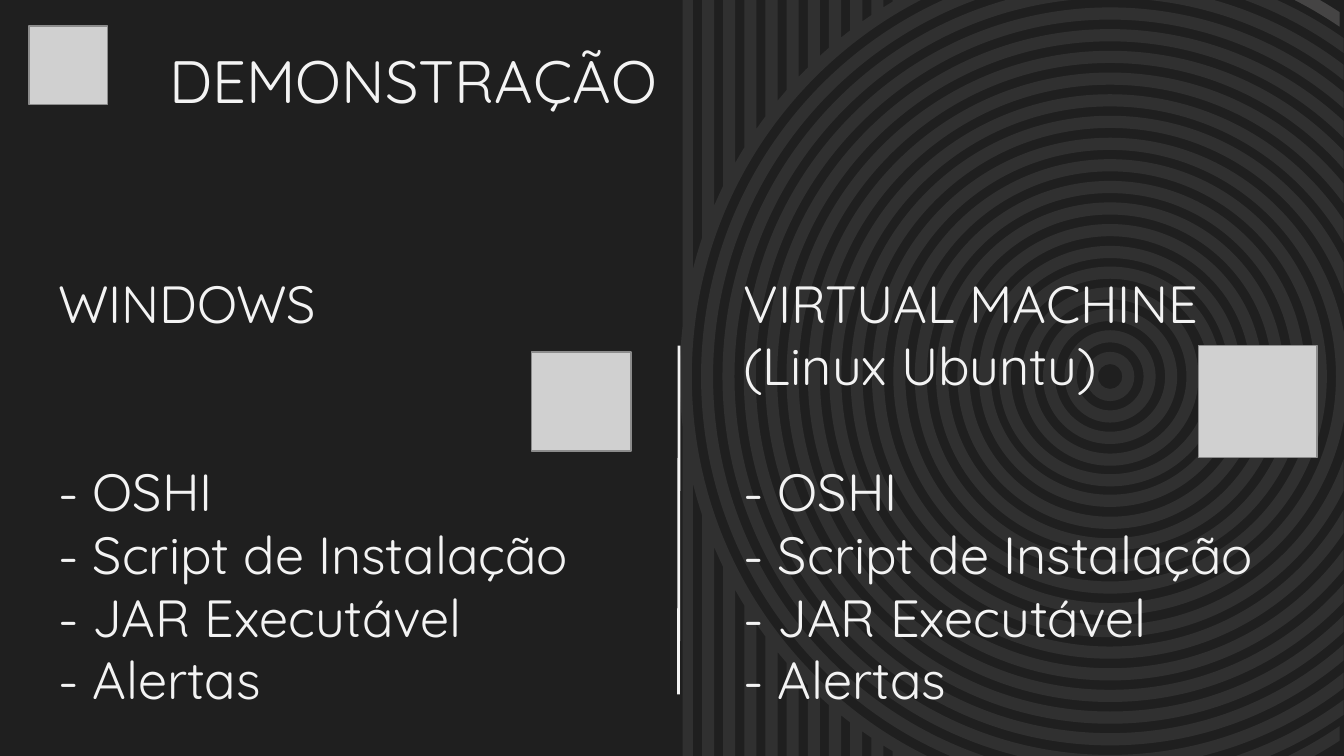
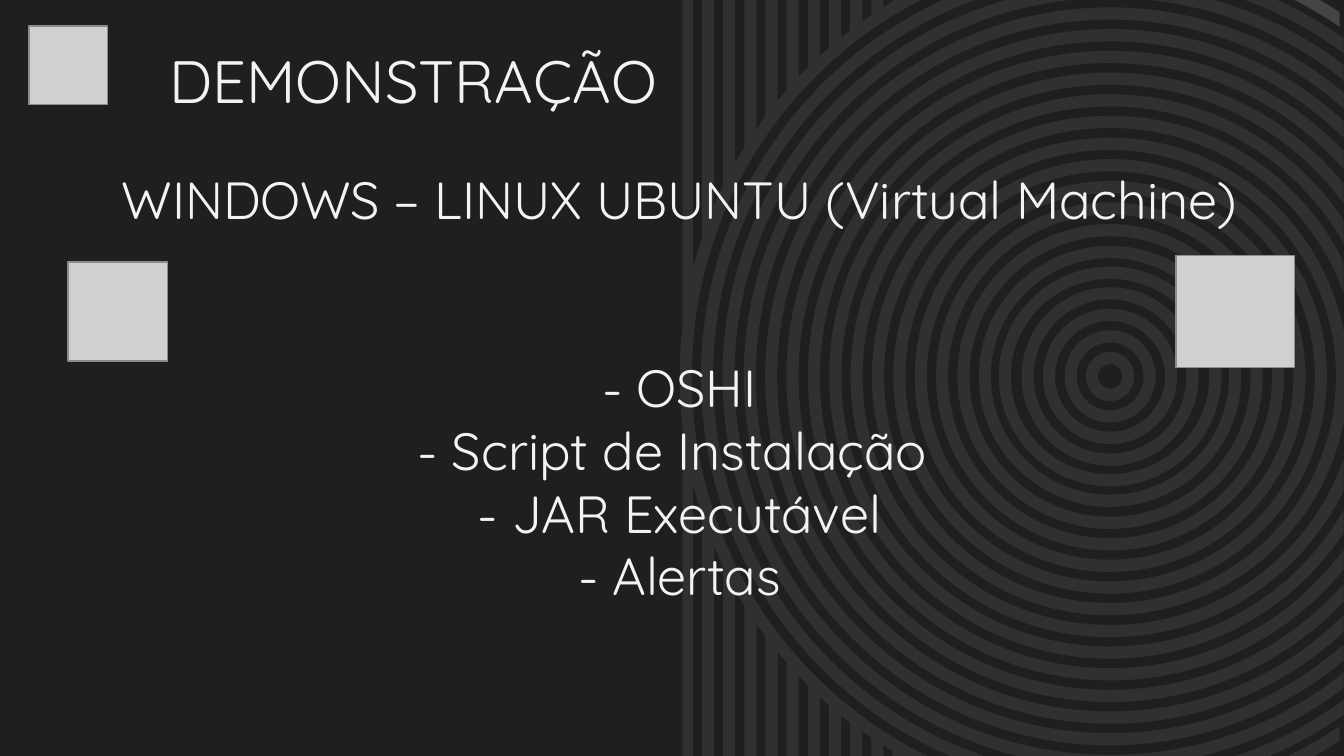
Before and after one commit to BandTec/primelloteirs, a slide deck: slide 9 of Documentacao/Análise de sistemas/Slides KPRunnin - Sprint 3.pptx. Drawn at 1344x756 pixels with LibreOffice and Linux fonts; fonts in the diff are those of the drawing; grey boxes stand for pictures. Boxes give left, top, right and bottom in pixels: in the first picture for what was removed or moved away, otherwise in the second. Text is boxed around its words. In the diff, an @@ line names an element or a change of style, - is before the commit and + after.

Commit message:
alteração final dos slides da apresentação 3

```diff
--- a/Documentacao/Análise de sistemas/Slides KPRunnin - Sprint 3.pptx
+++ b/Documentacao/Análise de sistemas/Slides KPRunnin - Sprint 3.pptx
@@ title at (122,180,1237,596): text changed @@
-WINDOWS
-- OSHI
-- Script de Instalação
-- JAR Executável
-- Alertas
+WINDOWS – LINUX UBUNTU (Virtual Machine)
+- OSHI
+- Script de Instalação
+- JAR Executável
+- Alertas
@@ picture: place and size @@
-picture at (532,352,632,452)
+picture at (69,262,168,362)
@@ picture: place and size @@
-picture at (1199,345,1317,457)
+picture at (1176,255,1294,367)
@@ text removed at (743,286,1254,700) @@
-VIRTUAL MACHINE
-(Linux Ubuntu)
-- OSHI
-- Script de Instalação
-- JAR Executável
-- Alertas
@@ line removed from (679, 345) to (679, 695) @@
```
